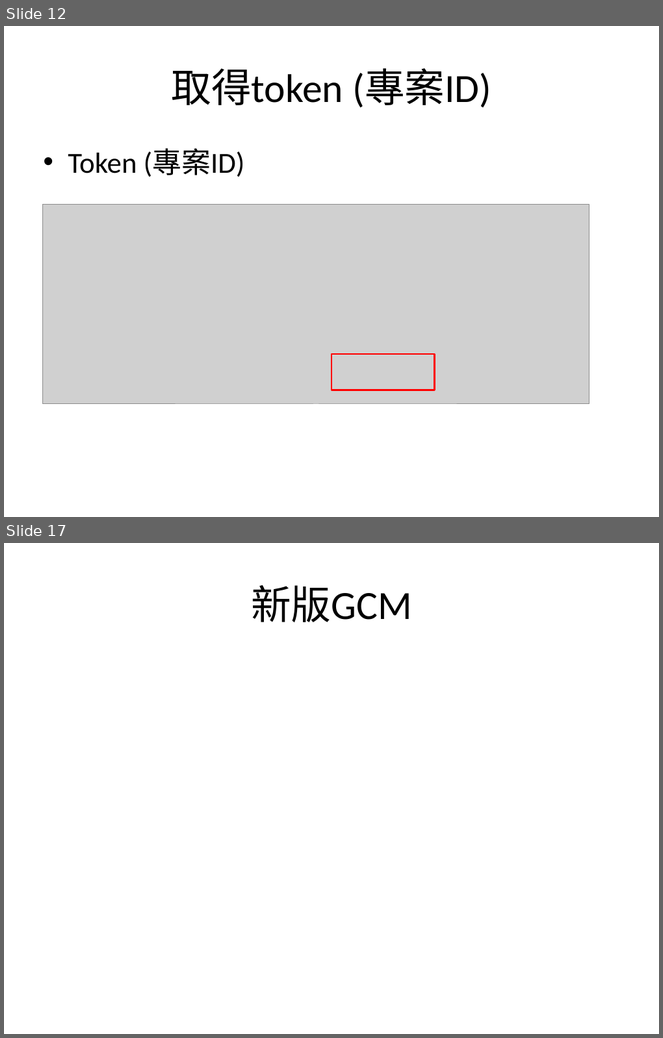
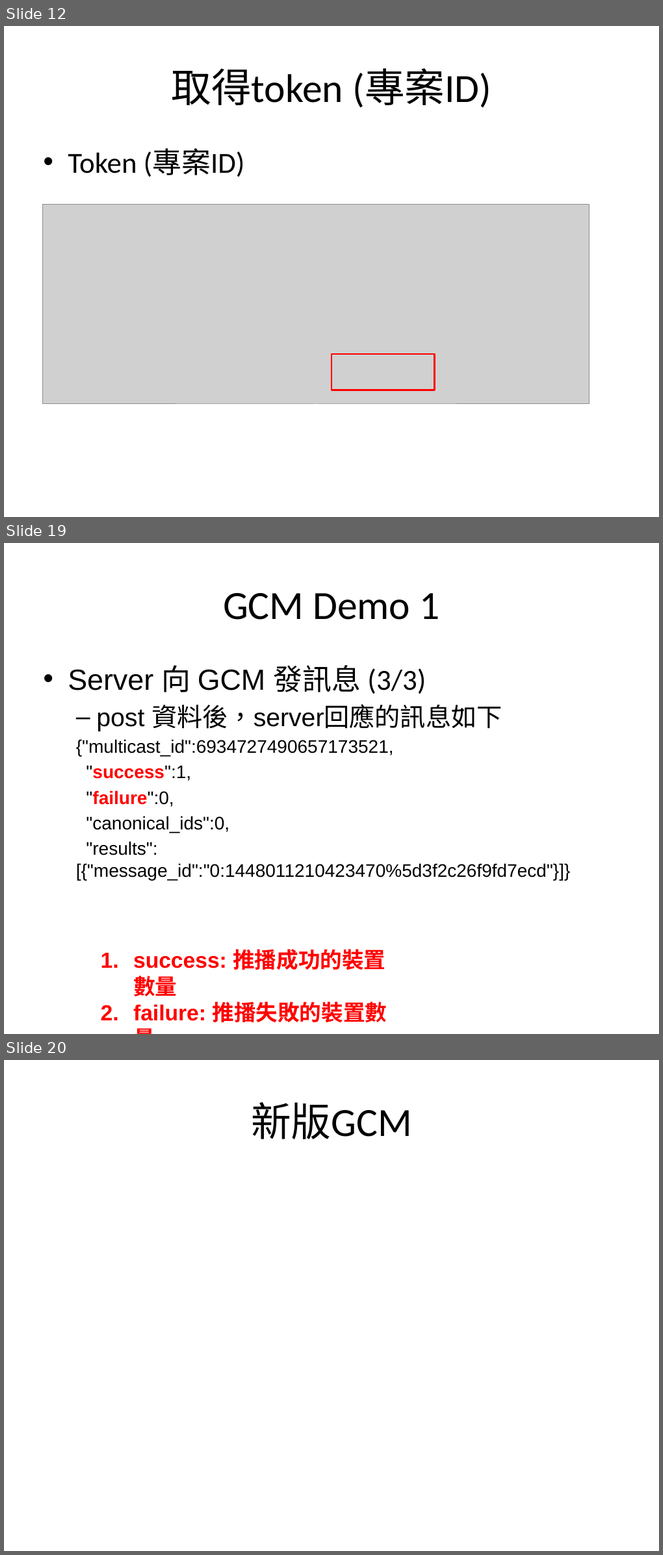
Before and after one commit to sonnyshih/AndroidDemoSample, a slide deck: CustomerUIDemo/GCM instruction.pptx. Shown one above the other, each under a label of ours: slides 12 and 17 before the commit, slides 12, 19 and 20 after it; the slides between them are not shown. The pictures are 663x1038 and 663x1555 pixels, drawn with LibreOffice and Linux fonts; fonts in the diff are those of the drawing; grey boxes stand for pictures. Boxes give left, top, right and bottom in pixels: in the first picture for what was removed or moved away, otherwise in the second. Text is boxed around its words. In the diff, an @@ line names an element or a change of style, - is before the commit and + after.

```diff
--- a/CustomerUIDemo/GCM instruction.pptx
+++ b/CustomerUIDemo/GCM instruction.pptx
@@ slide 19 added at <box>4,543,659,1034</box>, background #FFFFFF @@
@@ title added at <box>223,593,440,620</box>, 44 pt, text #000000 @@
+GCM Demo 1
@@ text added at <box>68,665,571,880</box>, 20 pt, text #000000 @@
+• Server 向 GCM 發訊息 (3/3)
+  – post 資料後，server回應的訊息如下
+  {"multicast_id":6934727490657173521,
+  "success":1,
+  "failure":0,
+  "canonical_ids":0,
+  "results":[{"message_id":"0:1448011210423470%5d3f2c26f9fd7ecd"}]}
@@ text added at <box>133,949,387,1023</box>, 24 pt, text #FF0000, bold @@
+1. success: 推播成功的裝置數量
+2. failure: 推播失敗的裝置數量
@@ what was slide 17 is now slide 20 @@
```
Also in this commit, not shown: 4 slides changed, 2 other slides added, 1 other file.
